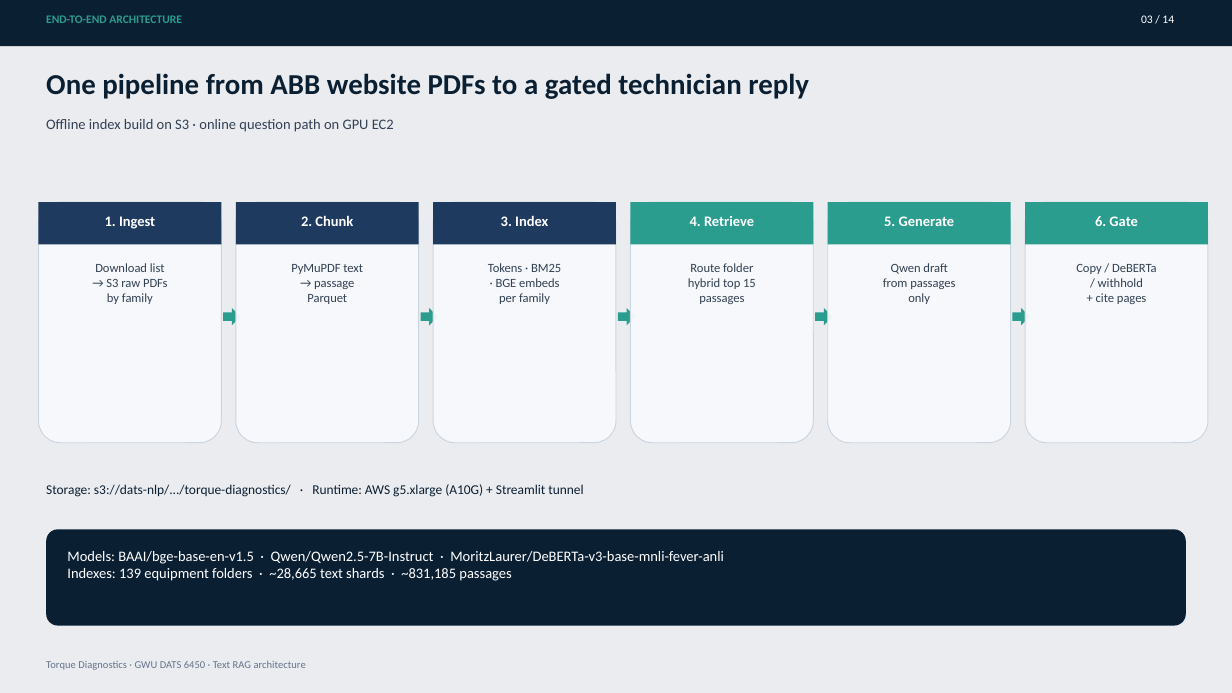
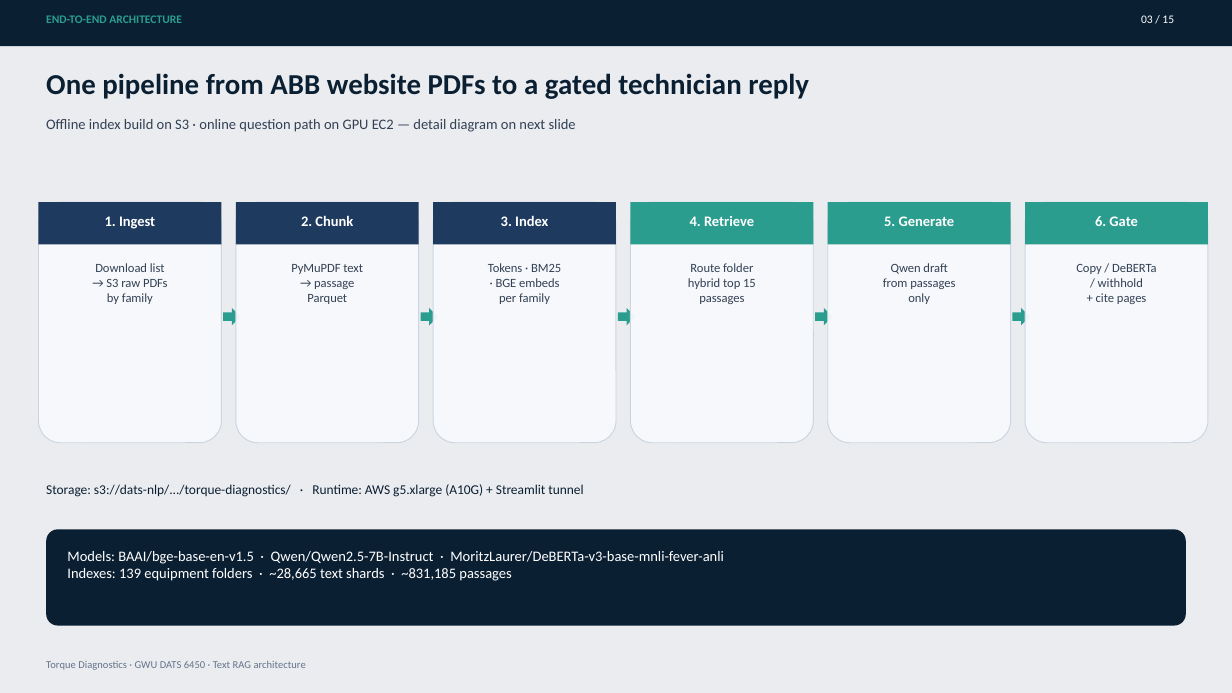
Before and after one commit to DhanushGWU1995/torque-diagnostics, a slide deck: slide 3 of docs/architecture-deck/Torque-Diagnostics-Architecture.pptx. Drawn at 1232x693 pixels with LibreOffice and Linux fonts; fonts in the diff are those of the drawing; background and template pictures are left out. Boxes give left, top, right and bottom in pixels: in the first picture for what was removed or moved away, otherwise in the second. Text is boxed around its words. In the diff, an @@ line names an element or a change of style, - is before the commit and + after.

Commit message:
Add a full end-to-end pipeline diagram slide to the architecture deck.
Show offline index build and online hybrid retrieve–generate–gate–UI lanes in one swimlane view.

```diff
--- a/docs/architecture-deck/Torque-Diagnostics-Architecture.pptx
+++ b/docs/architecture-deck/Torque-Diagnostics-Architecture.pptx
@@ text at bbox=[1141, 15, 1174, 23]: text changed @@
-03 / 14
+03 / 15
@@ text at bbox=[46, 119, 576, 132]: text changed @@
-Offline index build on S3 · online question path on GPU EC2
+Offline index build on S3 · online question path on GPU EC2 — detail diagram on next slide
```
Also in this commit, not shown: 12 other slides changed, 1 slide added, 1 other file.
